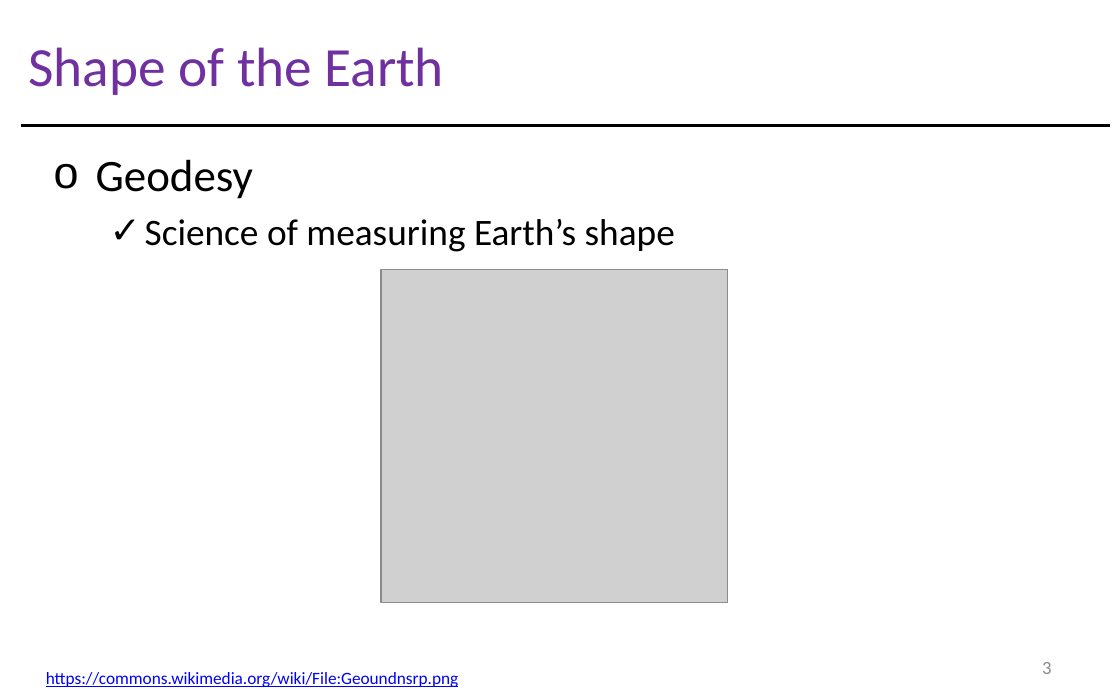
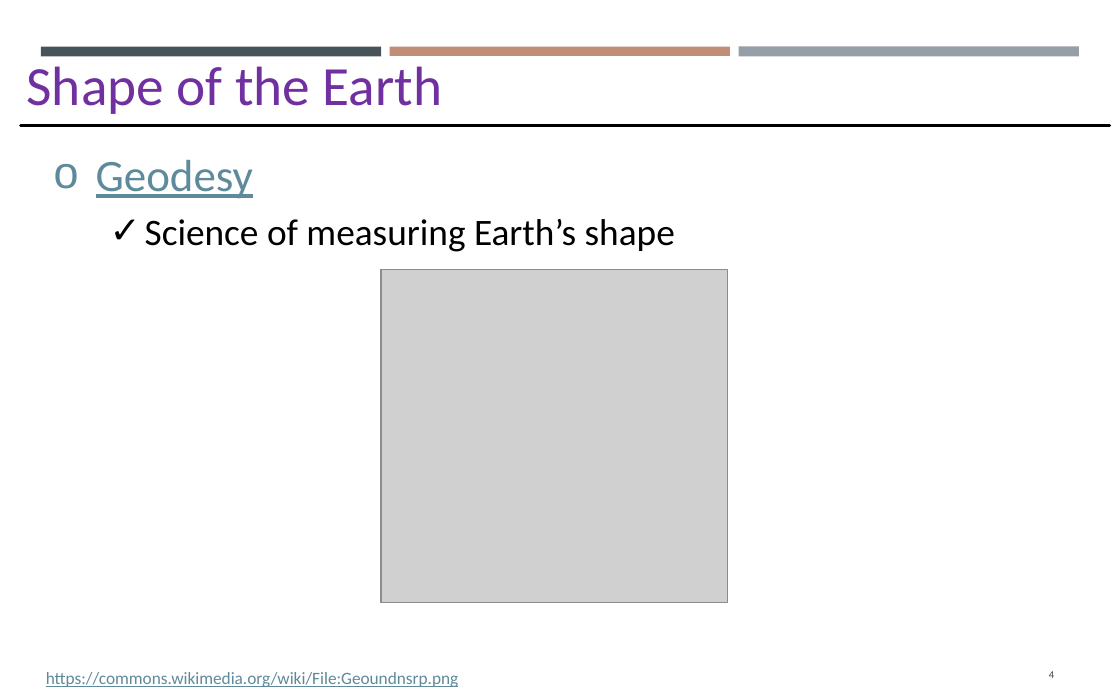
Before and after one commit to gisynw/GIS_I, a slide deck: slide 4 of docs/Lectures/Week03/Lecture02_GEOG2475_Datum.pptx (slide 3 before the commit). Drawn at 1120x700 pixels with LibreOffice and Linux fonts; fonts in the diff are those of the drawing; grey boxes stand for pictures. Boxes give left, top, right and bottom in pixels: in the first picture for what was removed or moved away, otherwise in the second. Text is boxed around its words. In the diff, an @@ line names an element or a change of style, - is before the commit and + after.

```diff
--- a/docs/Lectures/Week03/Lecture02_GEOG2475_Datum.pptx
+++ b/docs/Lectures/Week03/Lecture02_GEOG2475_Datum.pptx
@@ text "Shape of the Earth": place and size @@
-text "Shape of the Earth" at bbox=[29, 47, 444, 95]
+text "Shape of the Earth" at bbox=[27, 66, 442, 114]
@@ rectangle added at bbox=[41, 47, 381, 57], fill #465359 @@
@@ rectangle added at bbox=[390, 47, 729, 56], fill #C18C78 @@
@@ rectangle added at bbox=[739, 46, 1079, 56], fill #969FA7 @@
@@ text at bbox=[96, 160, 253, 198]: text colour #000000 to #5E8A9B, underline on in "Geodesy" @@
@@ text "https://commons.wikimedia.org/wiki/File:Geoundnsrp.png" at bbox=[46, 672, 458, 687]: text colour #0000FF to #5E8A9B @@
@@ page number at bbox=[1049, 671, 1054, 678]: text changed; size 10.8 to 6.1 pt; text colour #8C8C8C to #404040 @@
-3
+4
```
Also in this commit, not shown: 64 other slides changed, 8 slides added, 2 slides removed, 2 other files.
